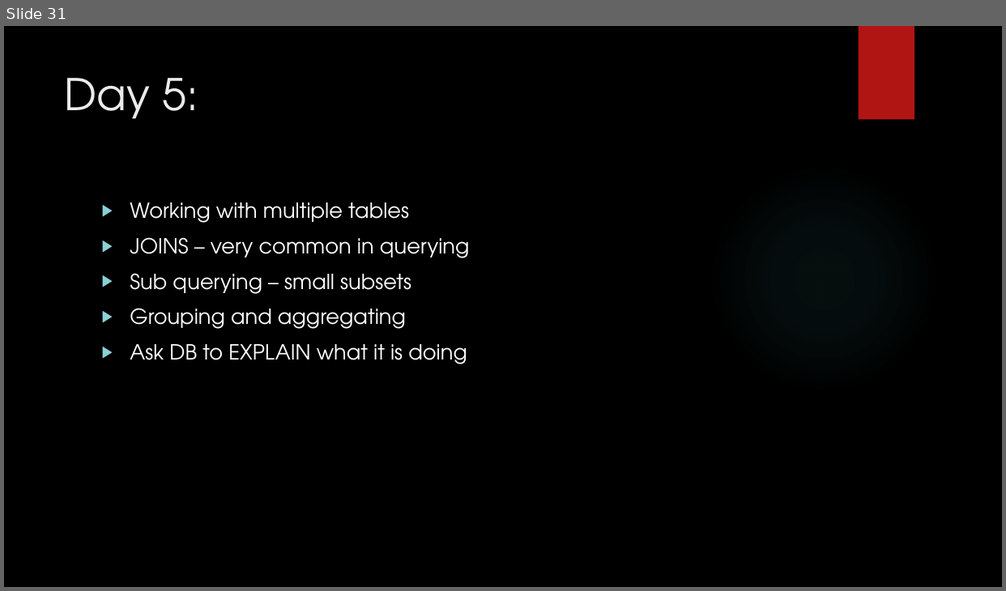
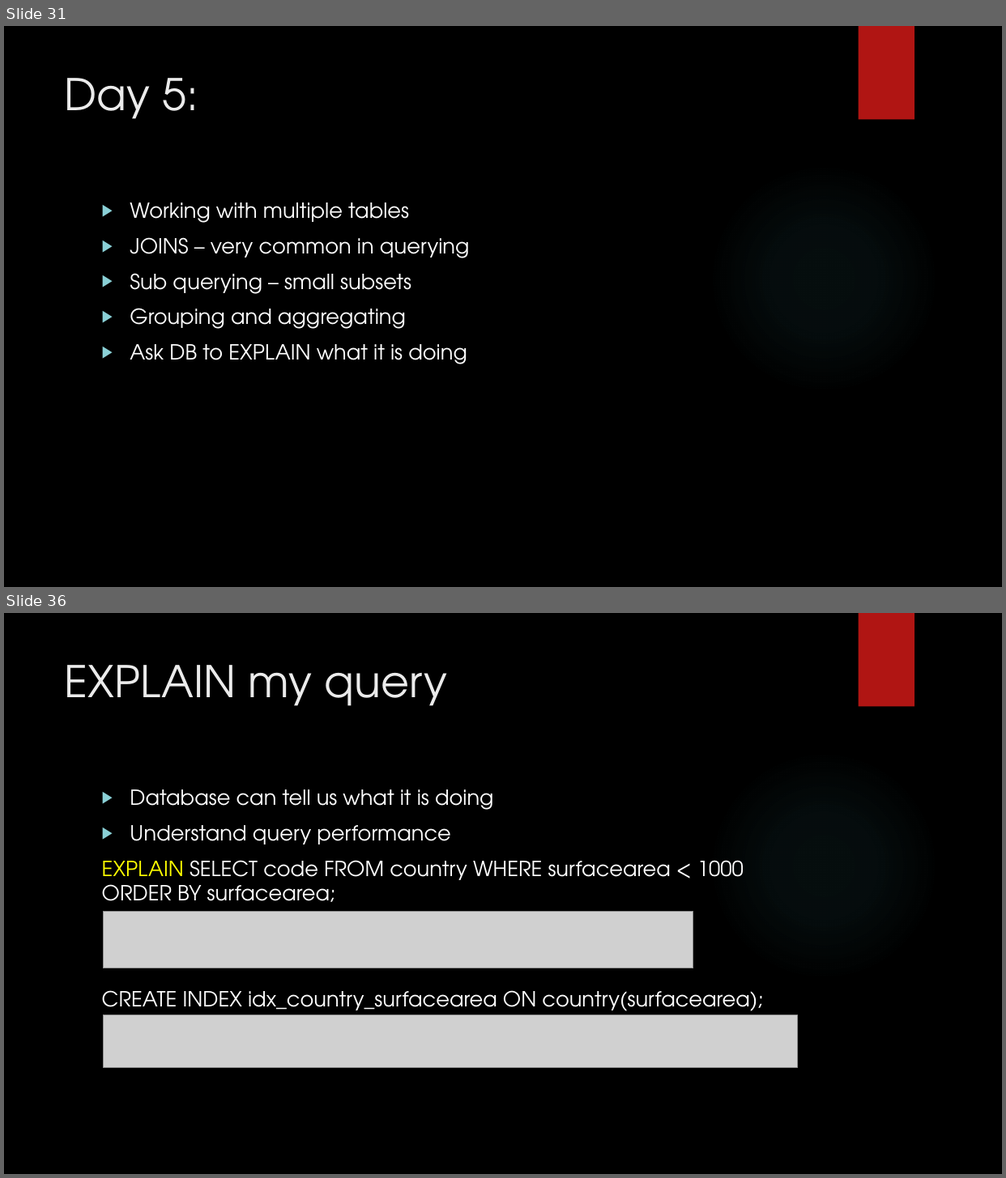
Before and after one commit to zedfoxus/database-bootcamp, a slide deck: Presentation/Database-Bootcamp-Presentation.pptx. Shown one above the other, each under a label of ours: slide 31 before the commit, slides 31 and 36 after it; the slides between them are not shown. The pictures are 1006x591 and 1006x1178 pixels, drawn with LibreOffice and Linux fonts; fonts in the diff are those of the drawing; grey boxes stand for pictures; background and template pictures are left out. Boxes give left, top, right and bottom in pixels: in the first picture for what was removed or moved away, otherwise in the second. Text is boxed around its words. In the diff, an @@ line names an element or a change of style, - is before the commit and + after.

Commit message:
Day 5 JOIN, Sub query, Grouping, Explain

```diff
--- a/Presentation/Database-Bootcamp-Presentation.pptx
+++ b/Presentation/Database-Bootcamp-Presentation.pptx
@@ slide 36 added at [4,613,1002,1174], background picture (left out); not listed: 2 template elements that a slide beside it also shows @@
@@ title added at [65,665,447,706], 42 pt, text #EBEBEB @@
+EXPLAIN my query
@@ text added at [102,790,763,1017], 20 pt, text #FFFFFF @@
+▶ Database can tell us what it is doing
+▶ Understand query performance
+EXPLAIN SELECT code FROM country WHERE surfacearea < 1000 ORDER BY surfacearea;
+CREATE INDEX idx_country_surfacearea ON country(surfacearea);
@@ picture added at [103,912,693,969] @@
@@ picture added at [103,1016,798,1068] @@
```
Also in this commit, not shown: 2 slides changed, 2 other slides added.
